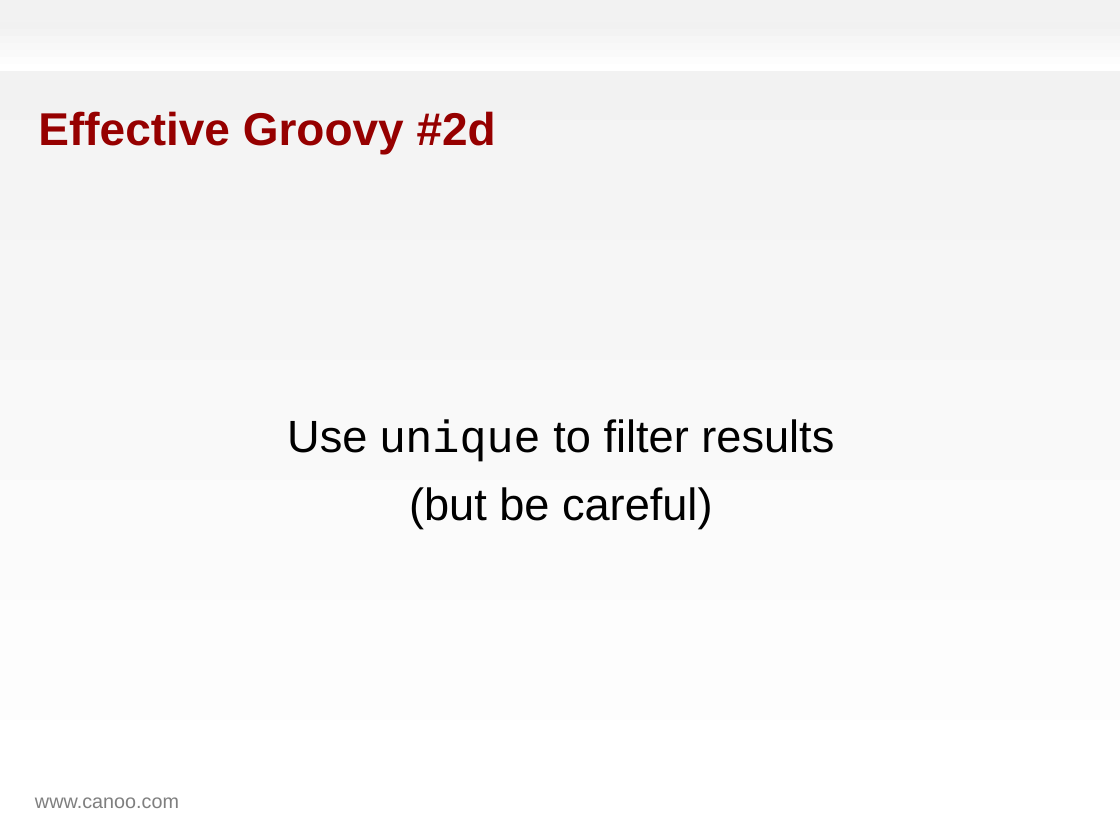
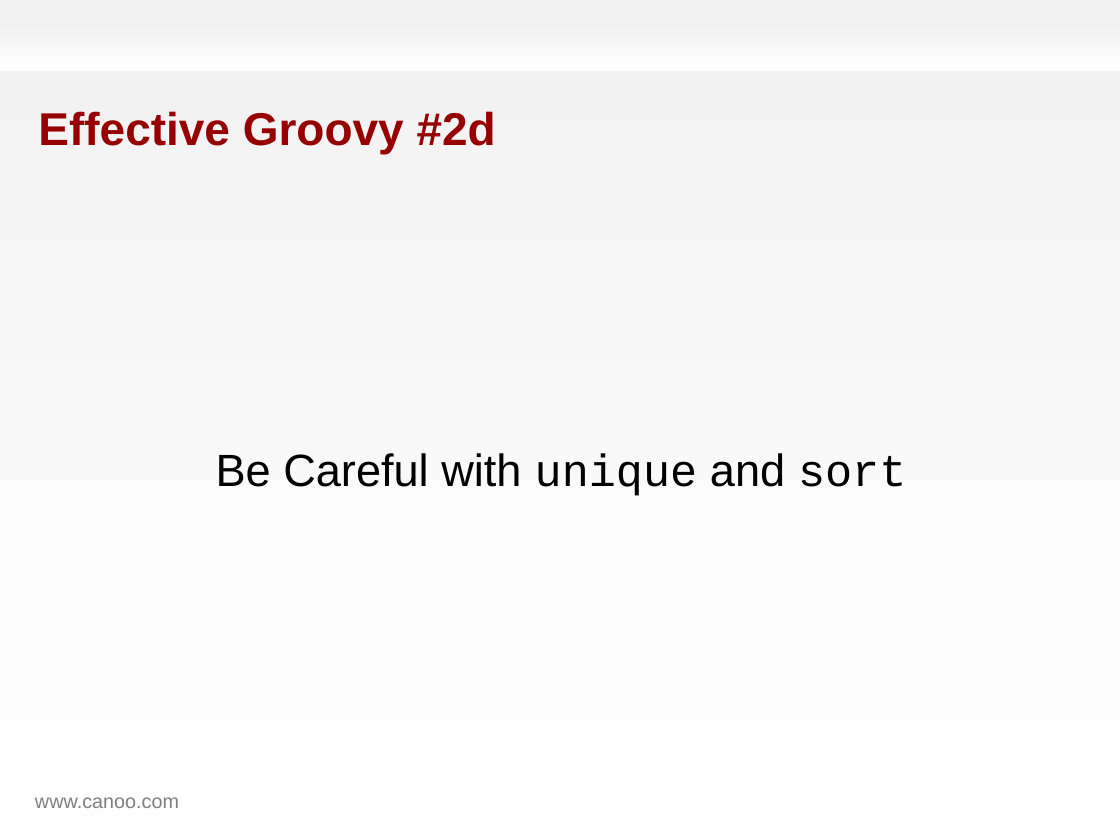
Before and after one commit to HamletDRC/presentations, a slide deck: slide 74 of effectivegroovy/effectivegroovy.odp (slide 73 before the commit). Drawn at 1120x840 pixels with LibreOffice and Linux fonts; fonts in the diff are those of the drawing; background and template pictures are left out. Boxes give left, top, right and bottom in pixels: in the first picture for what was removed or moved away, otherwise in the second. Text is boxed around its words. In the diff, an @@ line names an element or a change of style, - is before the commit and + after.

Commit message:
finish effective Groovy for gr8

```diff
--- a/effectivegroovy/effectivegroovy.odp
+++ b/effectivegroovy/effectivegroovy.odp
@@ subtitle at box(216, 453, 906, 496): text changed @@
-Use unique to filter results
-(but be careful)
+Be Careful with unique and sort
```
Also in this commit, not shown: 2 other slides changed, 7 slides added, 2 slides removed.
